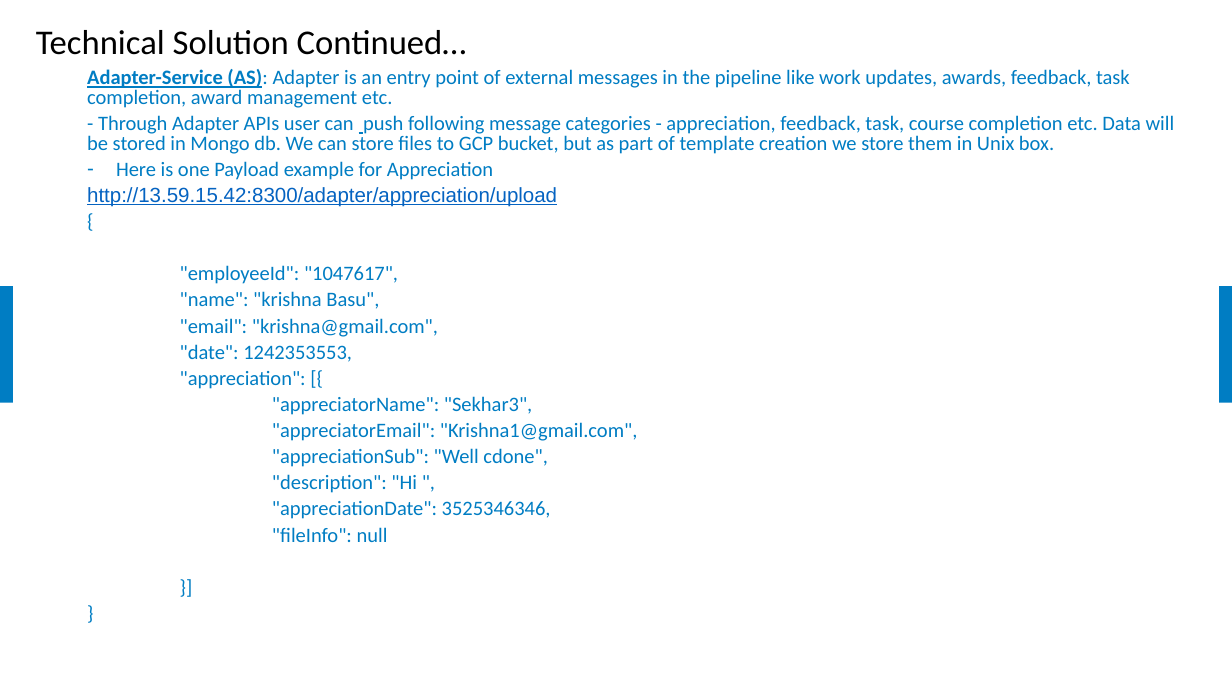
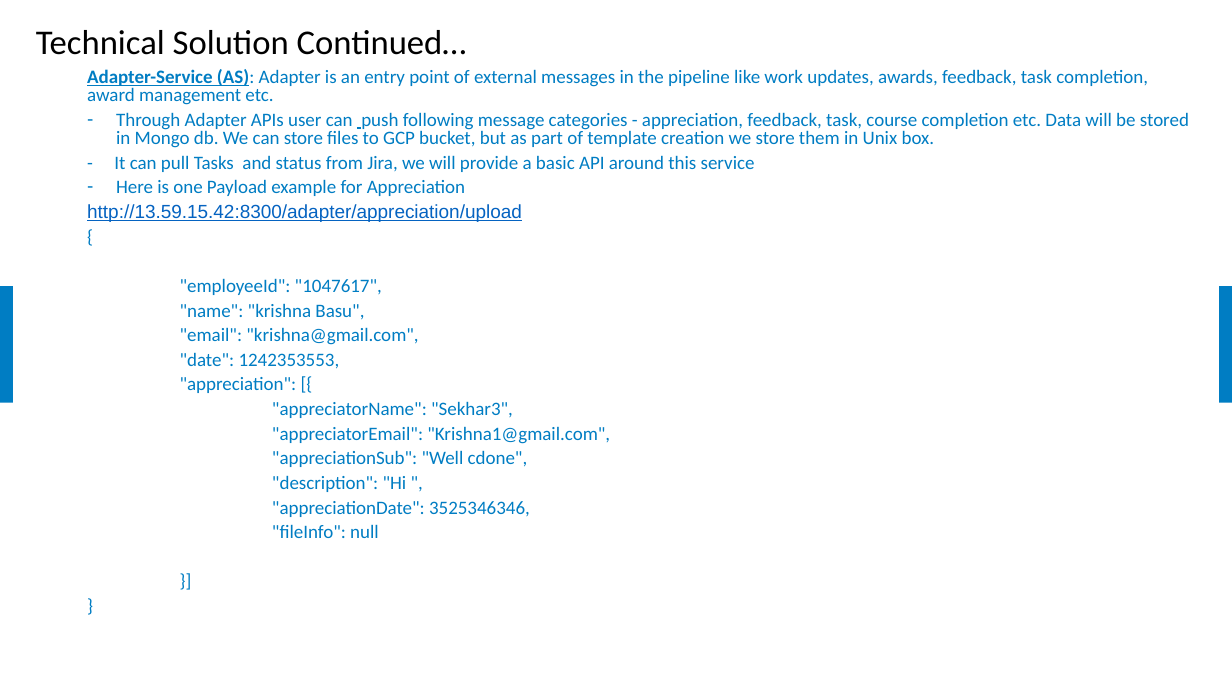
Before and after one commit to samratbasu2019/iSoreDesignArtifacts, a slide deck: slide 13 of iSolve-iCount-Hackathon_Solution.pptx (slide 11 before the commit). Drawn at 1232x693 pixels with LibreOffice and Linux fonts; fonts in the diff are those of the drawing; background and template pictures are left out. Boxes give left, top, right and bottom in pixels: in the first picture for what was removed or moved away, otherwise in the second. Text is boxed around its words. In the diff, an @@ line names an element or a change of style, - is before the commit and + after.

Commit message:
Updated

```diff
--- a/iSolve-iCount-Hackathon_Solution.pptx
+++ b/iSolve-iCount-Hackathon_Solution.pptx
@@ text at box(87, 69, 1148, 538): size 16 to 14.8 pt in "Adapter-Service (AS): Adapter is an entry point ...", "Here is one Payload example for Appreciation", "http://13.59.15.42:8300/adapter/appreciation/upload", "{" and 13 more places @@
@@ text at box(114, 112, 1189, 172): text changed; size 16 to 14.8 pt @@
-  - Through Adapter APIs user can push following message categories - appreciation, feedback, task, course completion etc. Data will be stored in Mongo db. We can store files to GCP bucket, but as part of template creation we store them in Unix box.
+  – Through Adapter APIs user can push following message categories - appreciation, feedback, task, course completion etc. Data will be stored in Mongo db. We can store files to GCP bucket, but as part of template creation we store them in Unix box.
+  - It can pull Tasks and status from Jira, we will provide a basic API around this service
```
Also in this commit, not shown: 1 other slide changed, 2 slides added.
